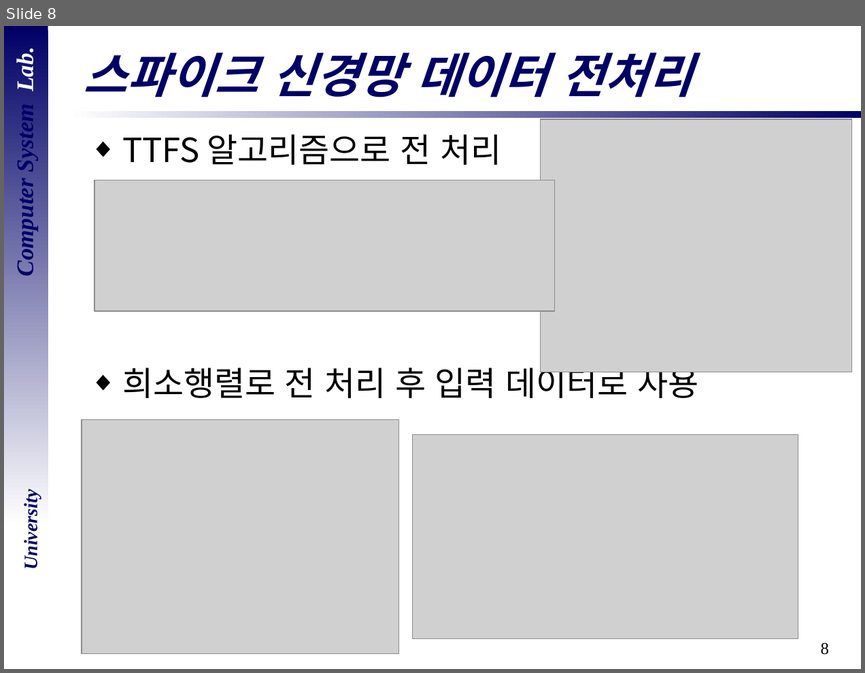
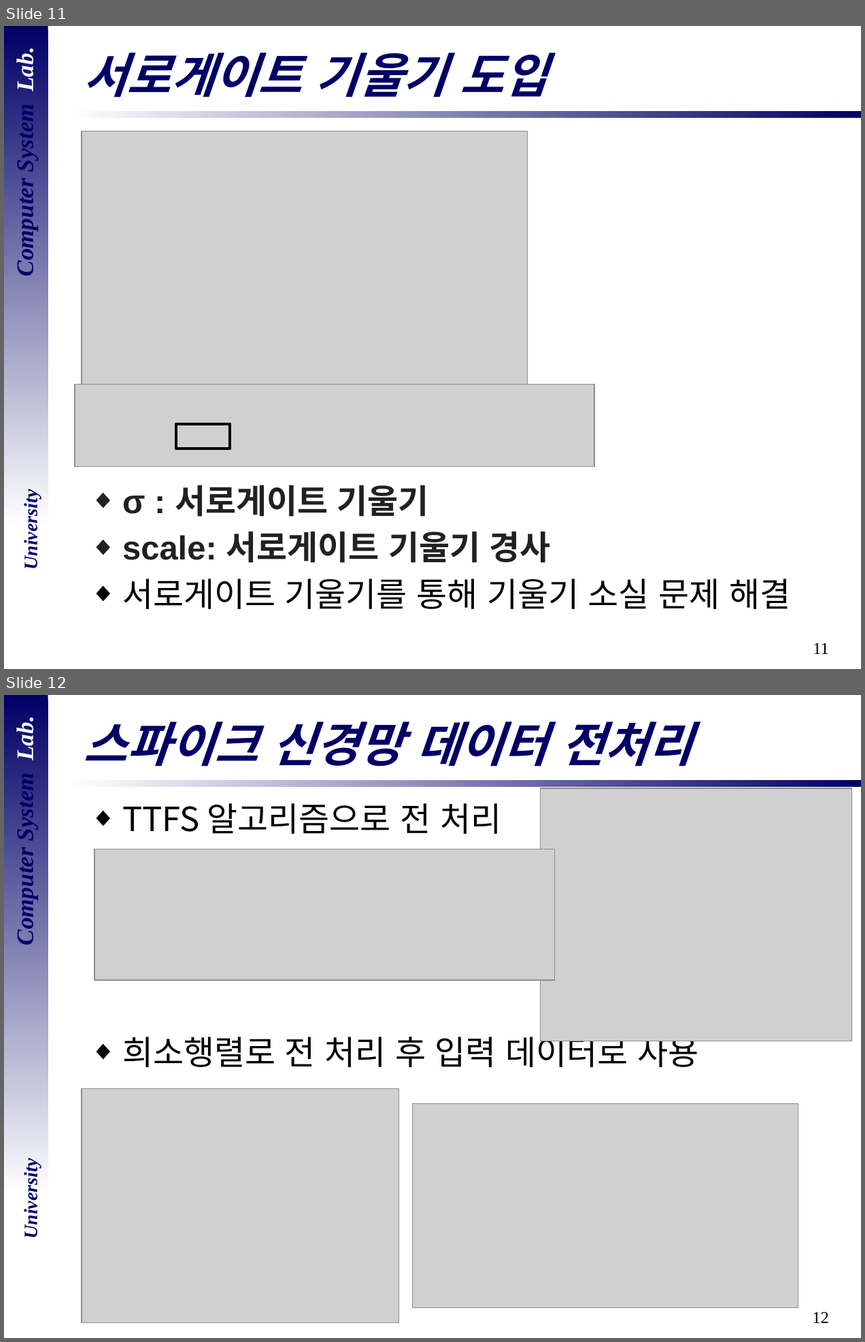
Before and after one commit to DevelopLee20/SNN, a slide deck: cs semina/졸업 논문 심사.pptx. Shown one above the other, each under a label of ours: slide 8 before the commit, slides 11 and 12 after it. The pictures are 865x673 and 865x1342 pixels, drawn with LibreOffice and Linux fonts; fonts in the diff are those of the drawing; grey boxes stand for pictures; background and template pictures are left out. Boxes give left, top, right and bottom in pixels: in the first picture for what was removed or moved away, otherwise in the second. Text is boxed around its words. In the diff, an @@ line names an element or a change of style, - is before the commit and + after.

```diff
--- a/cs semina/졸업 논문 심사.pptx
+++ b/cs semina/졸업 논문 심사.pptx
@@ slide 11 added at <box>4,26,861,669</box>, background #FFFFFF; not listed: 5 template elements that a slide beside it also shows @@
@@ title added at <box>84,53,547,97</box>, 40 pt, text #000066, bold, italic @@
+서로게이트 기울기 도입
@@ picture added at <box>82,131,528,401</box> @@
@@ picture added at <box>75,384,594,467</box> @@
@@ rectangle added at <box>176,424,230,448</box>, outline #000000 2.25 pt @@
@@ text added at <box>122,485,790,609</box>, 28 pt, text #202122, bold @@
+◆ σ : 서로게이트 기울기
+◆ scale: 서로게이트 기울기 경사
+◆ 서로게이트 기울기를 통해 기울기 소실 문제 해결
@@ what was slide 8 is now slide 12 @@
@@ page number at <box>812,1311,829,1323</box>: text changed @@
-8
+12
```
Also in this commit, not shown: 8 slides changed, 16 other slides added, 1 slide removed.
